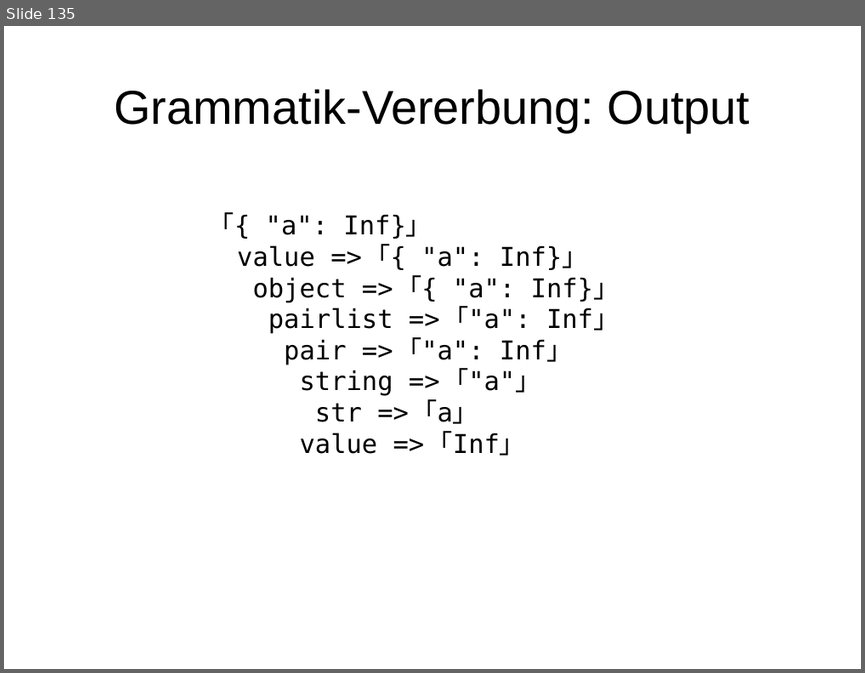
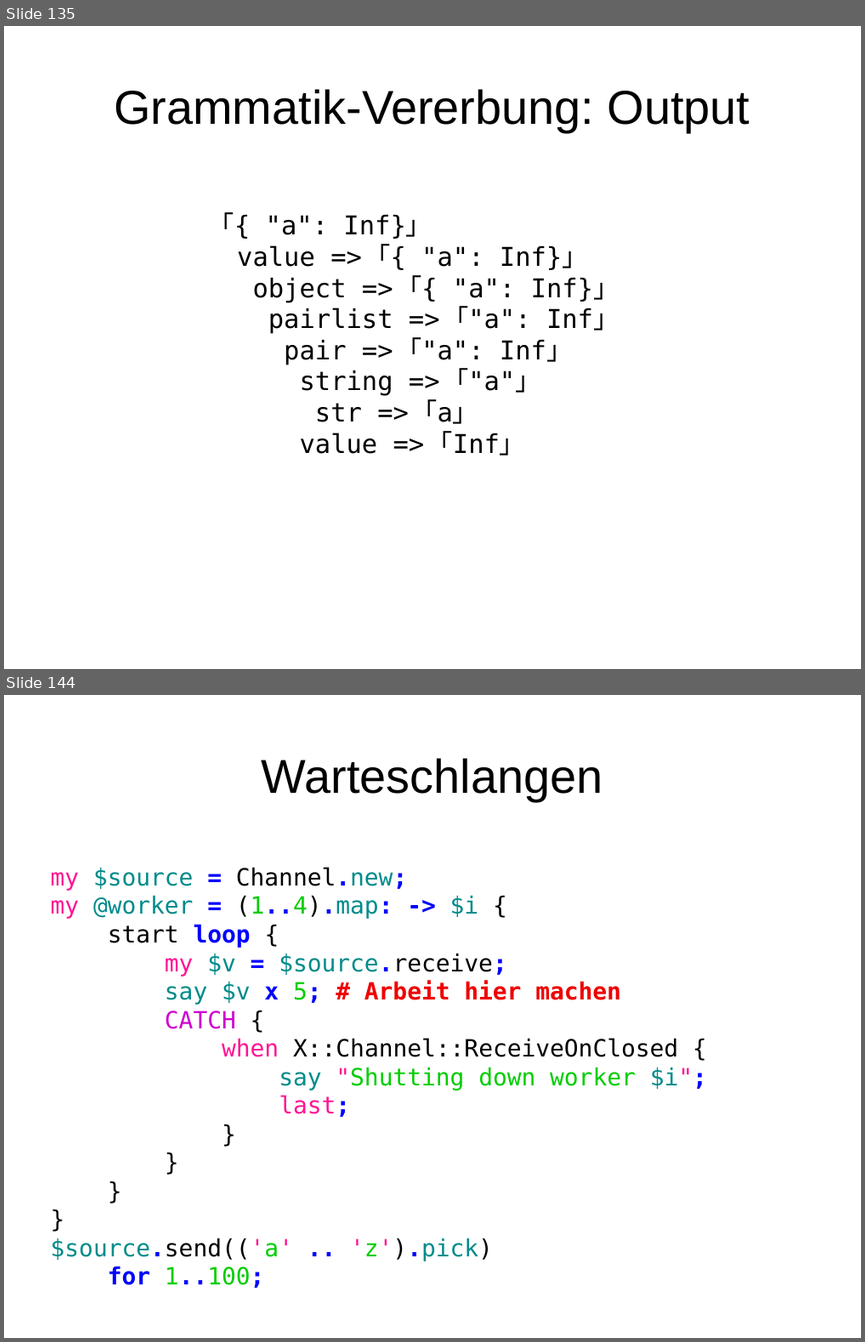
Before and after one commit to moritz/perl6-training-de, a slide deck: schulung.odp. Shown one above the other, each under a label of ours: slide 135 before the commit, slides 135 and 144 after it; the slides between them are not shown. The pictures are 865x673 and 865x1342 pixels, drawn with LibreOffice and Linux fonts; fonts in the diff are those of the drawing. Boxes give left, top, right and bottom in pixels: in the first picture for what was removed or moved away, otherwise in the second. Text is boxed around its words. In the diff, an @@ line names an element or a change of style, - is before the commit and + after.

```diff
--- a/schulung.odp
+++ b/schulung.odp
@@ slide 144 added at <box>4,695,861,1338</box>, background #FFFFFF @@
@@ title added at <box>262,758,603,801</box>, 44 pt, text #000000 @@
+Warteschlangen
@@ text added at <box>51,867,707,1287</box>, 22 pt, text #000000 @@
+my $source = Channel.new;
+my @worker = (1..4).map: -> $i {
+start loop {
+my $v = $source.receive;
+say $v x 5; # Arbeit hier machen
+CATCH {
+when X::Channel::ReceiveOnClosed {
+say "Shutting down worker $i";
+last;
+}
+}
+}
+}
+$source.send(('a' .. 'z').pick)
+for 1..100;
```
Also in this commit, not shown: 1 slide changed, 9 other slides added, 4 other files.
